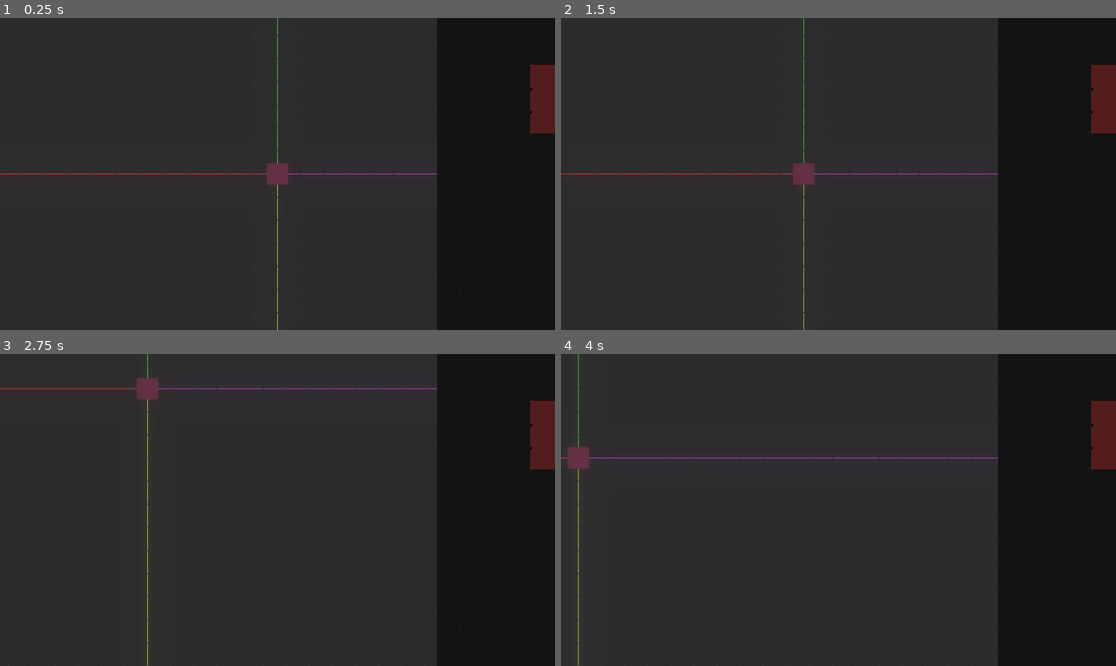
Above: before the commit, frames 1-4 (two rows, left to right).
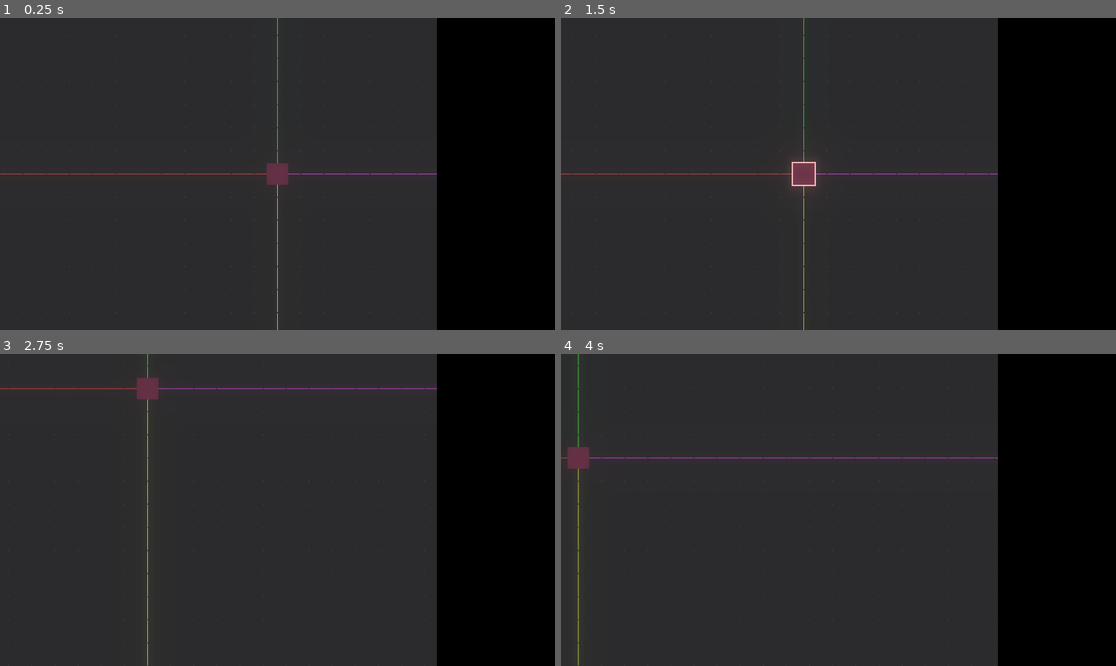
Above: after the commit, the same moments.

Repository: Quantiset/ProgrammingGame
Game: Godot game, scene res://Scenes/Main.tscn
Same seed, same stepped clock (60 frames per second), same inputs: the game is played once before the commit and once after it.
Inputs (mouse positions are in pixels of both pictures, inside the frame that each line leads up to):
- Up to frame 1 (0.25 s): no input
- Up to frame 2 (1.5 s): click (777, 305) at 0.52 s; type "Alex" at 0.6 s; tap Enter at 1.25 s; move the mouse to (838, 174) at 1.27 s; hold Right (ui_right) from 1.28 s (still down); click (838, 174) at 1.42 s
- Up to frame 3 (2.75 s): move the mouse to (166, 525) at 2.02 s; release Right (ui_right) at 2.03 s; hold Down (ui_down) from 2.03 s (still down); click (166, 525) at 2.17 s
- Up to frame 4 (4 s): move the mouse to (894, 441) at 2.77 s; release Down (ui_down) at 2.78 s; hold Right (ui_right) 2.78-3.53 s; click (894, 441) at 2.92 s; move the mouse to (810, 572) at 3.52 s; hold Up (ui_up) from 3.53 s (still down); click (810, 572) at 3.67 s

The runs differ from the first frame. In frame 1, 1.0% of the frame differs, in the area x 78-100%, y 0-97%; in frame 2, 1.1%, in the area x 41-100%, y 0-97%; in frame 3, 1.0%; in frame 4, 1.0%.

Commit message:
Coding Block Connection Update

Diff:
--- a/Scenes/Ball.tscn
+++ b/Scenes/Ball.tscn
@@ -1,6 +1,6 @@
 [gd_scene load_steps=6 format=2]
 
-[ext_resource path="res://Assets/Block.png" type="Texture" id=1]
+[ext_resource path="res://Assets/BlockOpen.png" type="Texture" id=1]
 [ext_resource path="res://Scripts/Ball.gd" type="Script" id=2]
 
 [sub_resource type="RectangleShape2D" id=6]
--- a/Scenes/CodeNode.tscn
+++ b/Scenes/CodeNode.tscn
@@ -45,3 +45,10 @@
 margin_bottom = 180.0
 texture = ExtResource( 3 )
 stretch_mode = 4
+
+[node name="Label" type="Label" parent="."]
+margin_left = 10.0
+margin_top = 9.0
+margin_right = 59.0
+margin_bottom = 23.0
+text = "Position"
--- a/Scenes/CodePicker.tscn
+++ b/Scenes/CodePicker.tscn
@@ -25,6 +25,7 @@
 stretch_mode = 2
 
 [node name="Camera2D" type="Camera2D" parent="."]
+current = true
 
 [node name="CodeNode" parent="." instance=ExtResource( 3 )]
 margin_left = 320.0
@@ -37,3 +38,15 @@
 margin_top = 160.0
 margin_right = 960.0
 margin_bottom = 160.0
+
+[node name="CodeNode3" parent="." instance=ExtResource( 3 )]
+margin_left = 320.0
+margin_top = 560.0
+margin_right = 320.0
+margin_bottom = 560.0
+
+[node name="CodeNode4" parent="." instance=ExtResource( 3 )]
+margin_left = 960.0
+margin_top = 560.0
+margin_right = 960.0
+margin_bottom = 560.0
--- a/Scenes/ConnectorLine.tscn
+++ b/Scenes/ConnectorLine.tscn
@@ -3,5 +3,7 @@
 [ext_resource path="res://Scripts/ConnectorLine.gd" type="Script" id=1]
 
 [node name="ConnectorLine" type="Line2D"]
+z_index = 1
 default_color = Color( 1, 1, 1, 1 )
+antialiased = true
 script = ExtResource( 1 )
--- a/Scenes/Main.tscn
+++ b/Scenes/Main.tscn
@@ -33,7 +33,7 @@
 [node name="HSplitContainer" type="HSplitContainer" parent="CanvasLayer"]
 margin_right = 1920.0
 margin_bottom = 1080.0
-mouse_filter = 2
+mouse_filter = 1
 split_offset = 1500
 
 [node name="VSplitContainer" type="VSplitContainer" parent="CanvasLayer/HSplitContainer"]
@@ -59,17 +59,27 @@
 margin_right = 1920.0
 margin_bottom = 1080.0
 rect_clip_content = true
+mouse_filter = 1
+
+[node name="ViewportContainer" type="ViewportContainer" parent="CanvasLayer/HSplitContainer/MarginContainer"]
+margin_right = 408.0
+margin_bottom = 1080.0
+stretch = true
+
+[node name="Viewport" type="Viewport" parent="CanvasLayer/HSplitContainer/MarginContainer/ViewportContainer"]
+handle_input_locally = false
+render_target_update_mode = 3
+
+[node name="CodePicker" parent="CanvasLayer/HSplitContainer/MarginContainer/ViewportContainer/Viewport" instance=ExtResource( 5 )]
+margin_left = 1512.0
+margin_right = 1920.0
+margin_bottom = 1080.0
+mouse_filter = 1
+
+[node name="ColorRect" parent="CanvasLayer/HSplitContainer/MarginContainer/ViewportContainer/Viewport/CodePicker" index="0"]
 mouse_filter = 2
 
-[node name="CodePicker" parent="CanvasLayer/HSplitContainer/MarginContainer" instance=ExtResource( 5 )]
-margin_right = 408.0
-margin_bottom = 1080.0
-mouse_filter = 2
-
-[node name="ColorRect" parent="CanvasLayer/HSplitContainer/MarginContainer/CodePicker" index="0"]
-mouse_filter = 2
-
-[node name="TextureRect" parent="CanvasLayer/HSplitContainer/MarginContainer/CodePicker" index="1"]
+[node name="TextureRect" parent="CanvasLayer/HSplitContainer/MarginContainer/ViewportContainer/Viewport/CodePicker" index="1"]
 mouse_filter = 2
 
 [node name="Camera2D" type="Camera2D" parent="."]
@@ -122,4 +132,4 @@
 "_edit_lock_": true
 }
 
-[editable path="CanvasLayer/HSplitContainer/MarginContainer/CodePicker"]
+[editable path="CanvasLayer/HSplitContainer/MarginContainer/ViewportContainer/Viewport/CodePicker"]
--- a/Scripts/Ball.gd
+++ b/Scripts/Ball.gd
@@ -5,6 +5,14 @@
 export (Color) var edge_color = Color(1,1,1) setget set_edge_color
 
 var is_mouse_hovered := false
+
+func _input(event):
+	if event is InputEventMouseMotion:
+		if get_global_mouse_position().abs().x < $CollisionShape2D.shape.extents.x and \
+		get_global_mouse_position().abs().y < $CollisionShape2D.shape.extents.y:
+			_on_Ball_mouse_entered()
+		else:
+			_on_Ball_mouse_exited()
 
 func set_color(val: Color):
 	$Sprite.material.set_shader_param("obj_color", val)
@@ -17,7 +25,7 @@
 
 func _on_Ball_mouse_entered():
 	is_mouse_hovered = true
-	$Sprite.material.set_shader_param("line_thickness", 8)
+	$Sprite.material.set_shader_param("line_thickness", 4)
 
 func _on_Ball_mouse_exited():
 	is_mouse_hovered = false
--- a/Scripts/CodeNode.gd
+++ b/Scripts/CodeNode.gd
@@ -1,5 +1,12 @@
 extends Control
 class_name CodeNode
+tool
+
+enum Types {
+	Position
+	Addition
+}
+export (Types) var type setget set_type
 
 onready var arrows := [
 	$OutArrow1,
@@ -8,11 +15,29 @@
 	$InArrow2
 ]
 
+var outgoing_lines := []
+var incoming_lines := []
+
+signal moved(by)
+
+func _ready():
+	connect("moved", self, "_moved")
+
 func _input(event):
 	if event is InputEventMouseButton and event.is_pressed():
 
+		var touched_arrow := false
 		for arrow in arrows:
-			if arrow.get_global_rect().has_point(event.position):
+			if arrow.get_global_rect().has_point(get_global_mouse_position()):
+
+				if Globals.held_line:
+					print("Connected nodes ",Globals.held_line.original_node," and ",self)
+					Globals.held_line.to_node = self
+					incoming_lines.append(Globals.held_line)
+					Globals.held_line = null
+					touched_arrow = true
+					break
+
 				var line: ConnectorLine = preload("res://Scenes/ConnectorLine.tscn").instance()
 				add_child(line)
 				line.original_node = self
@@ -20,7 +45,33 @@
 				line.add_point(Vector2())
 				line.add_point(get_global_mouse_position())
 
-				if Globals.held_line:
-					Globals.held_line.to_node = self
-					print("Connected nodes ",Globals.held_line.original_node," and ",self)
 				Globals.held_line = line
+				outgoing_lines.append(line)
+				touched_arrow = true
+
+		if not touched_arrow and $Sprite.get_global_rect().has_point(get_global_mouse_position()):
+			get_parent().selected_node = self
+			if Globals.held_line: Globals.held_line.delete()
+
+func _moved(by: Vector2):
+
+	for line in outgoing_lines:
+		var og_pos = line.get_point_position(1)
+		line.remove_point(1)
+		line.add_point(og_pos - by * 80)
+
+	for line in incoming_lines:
+		var og_pos = line.get_point_position(1)
+		line.remove_point(1)
+		line.add_point(og_pos + by * 80)
+
+func set_type(val: int):
+	type = val
+	match val:
+		Types.Position:
+			$Label.text = "Position"
+		Types.Addition:
+			$Label.text = "Addition"
+
+func delete():
+	queue_free()
--- a/Scripts/CodePicker.gd
+++ b/Scripts/CodePicker.gd
@@ -6,21 +6,35 @@
 var is_mouse_held := false
 var mouse_start_pos: Vector2
 
-func _unhandled_input(event):
+var selected_node
+var is_holding_selected_node := false
+
+var cached_pos: Vector2
+
+func _input(event):
 
 	if event is InputEventMouseButton:
 		match event.button_index:
-			BUTTON_WHEEL_UP:
-				$Camera2D.zoom *= ZOOM_MULTIPLICITY
-			BUTTON_WHEEL_DOWN:
-				$Camera2D.zoom /= ZOOM_MULTIPLICITY
 			BUTTON_LEFT:
 				is_mouse_held = event.is_pressed()
-				mouse_start_pos = event.position
+				mouse_start_pos = get_node("../../../..").get_local_mouse_position()
 
-	if mouse_start_pos.x < get_parent().get_global_rect().position.x:
+				if selected_node != null:
+					if not is_holding_selected_node:
+						is_holding_selected_node = true
+					elif event.is_pressed():
+						selected_node = null
+						is_holding_selected_node = false
+
+	if get_node("../../../..").get_local_mouse_position().x < get_node("../../..").rect_position.x:
 		return
 
 	if event is InputEventMouseMotion:
 		if is_mouse_held:
-			rect_position += event.relative
+			$Camera2D.position -= event.relative
+		elif selected_node != null:
+			var _c = (get_local_mouse_position() + event.relative - Vector2(80, 120)).snapped(Vector2(80, 80))
+			if _c != cached_pos:
+				selected_node.emit_signal("moved", (_c-selected_node.rect_position)/80)
+				selected_node.rect_position = _c
+				cached_pos = _c
--- a/Scripts/ConnectorLine.gd
+++ b/Scripts/ConnectorLine.gd
@@ -3,3 +3,9 @@
 
 var original_node
 var to_node
+
+func delete():
+	original_node.outgoing_lines.erase(self)
+	if to_node: to_node.incoming_lines.erase(self)
+	if Globals.held_line == self: Globals.held_line = null
+	queue_free()
Binary file added: Assets/BlockOpen.png
Not shown, added: Assets/BlockOpen.png.import
